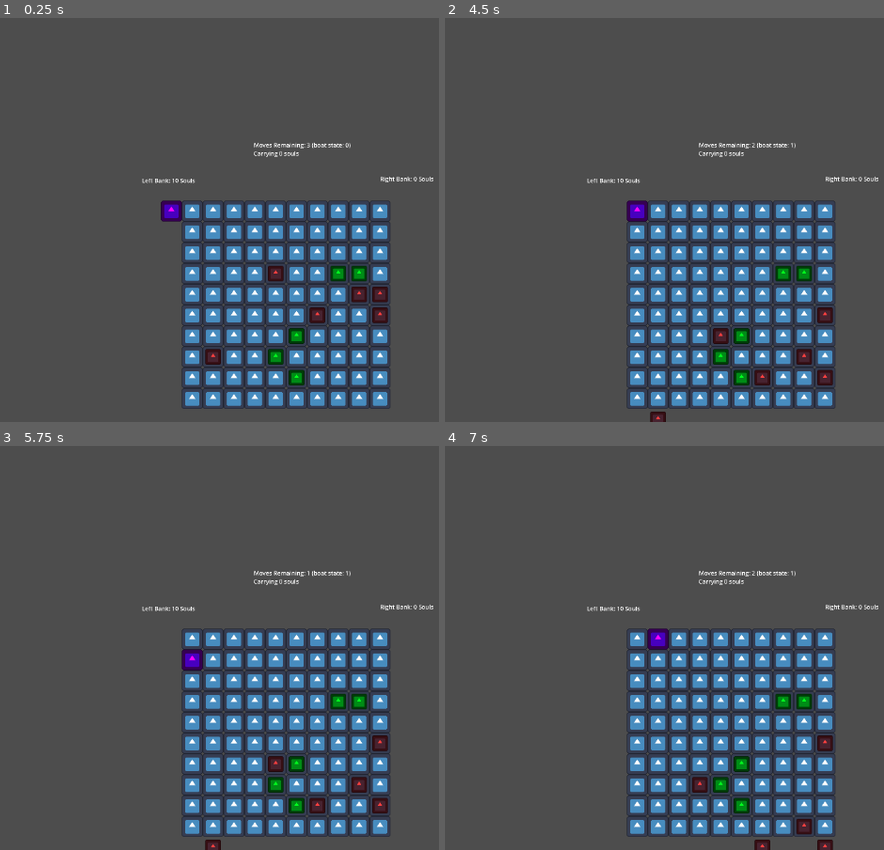
Above: before the commit, frames 1-4 (two rows, left to right).
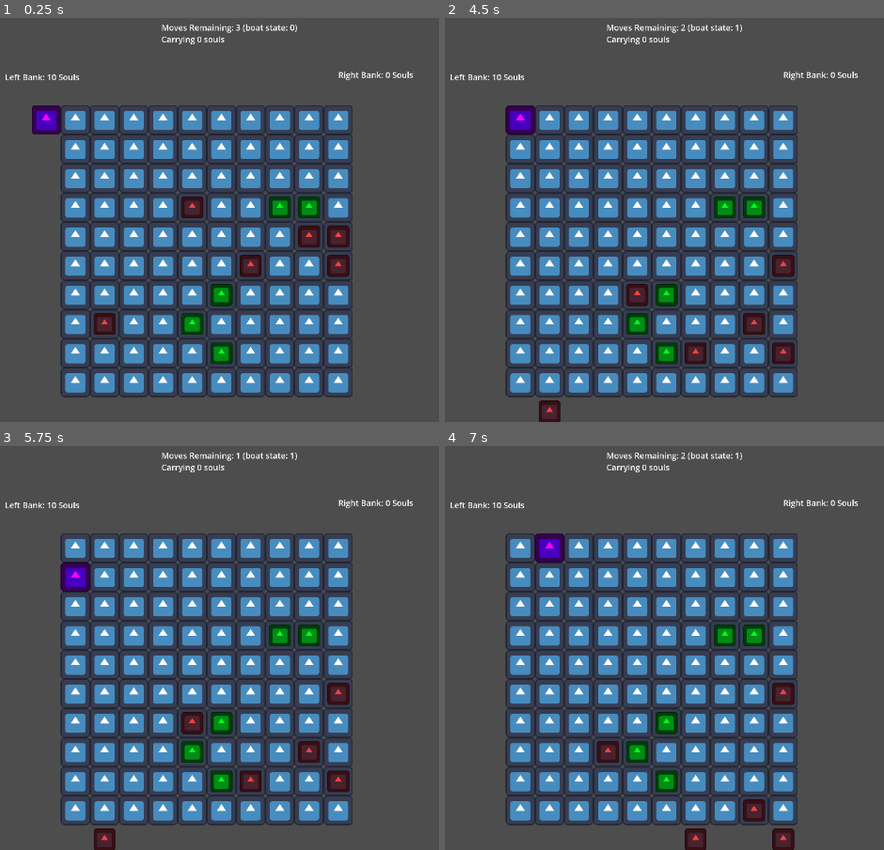
Above: after the commit, the same moments.

Repository: tmrupp/LD53
Game: Godot game, scene res://main.tscn
Same seed, same stepped clock (60 frames per second), same inputs: the game is played once before the commit and once after it. The engine's default icon, where the game draws it, is replaced by a stand-in: a white triangle on a blue panel in a dark square.
Inputs:
- Up to frame 1 (0.25 s): no input
- Up to frame 2 (4.5 s): tap Enter at 0.5, 2, 3.5 s; hold Right (MoveRight) 0.53-1.28 s; hold Space (CollectSouls) 0.53-1.28 s; hold Down (MoveDown) 1.28-2.03 s; tap Shift (DropSouls) at 1.35 s; hold Right (MoveRight) 2.03-2.78 s; hold N (next_turn) 2.03-2.78 s; tap Space (CollectSouls) at 2.75, 2.85, 4.25 s; hold Up (MoveUp) 2.78-3.53 s; hold Shift (DropSouls) 3.53-4.28 s; hold Left (MoveLeft) from 3.53 s (still down); tap N (next_turn) at 4.35 s
- Up to frame 3 (5.75 s): release Left (MoveLeft) at 5.03 s; hold Down (MoveDown) from 5.03 s (still down); hold Space (CollectSouls) from 5.03 s (still down)
- Up to frame 4 (7 s): release Down (MoveDown) at 5.78 s; release Space (CollectSouls) at 5.78 s; hold Right (MoveRight) 5.78-6.53 s; tap Shift (DropSouls) at 5.85 s; hold Up (MoveUp) from 6.53 s (still down); hold N (next_turn) from 6.53 s (still down)

The runs differ from the first frame. In frame 1, 36% of the frame differs, in the area x 1-99%, y 1-97%; in frame 2, 36%, in the area x 1-99%, y 1-100%; in frame 3, 36%; in frame 4, 36%.

Commit message:
Reposition Camera

Diff:
--- a/main.tscn
+++ b/main.tscn
@@ -21,7 +21,8 @@
 script = ExtResource("3_npkt8")
 
 [node name="Camera2D" type="Camera2D" parent="."]
-zoom = Vector2(0.25, 0.25)
+offset = Vector2(512, 400)
+zoom = Vector2(0.35, 0.35)
 
 [node name="Player" type="Node2D" parent="."]
 z_index = 1
